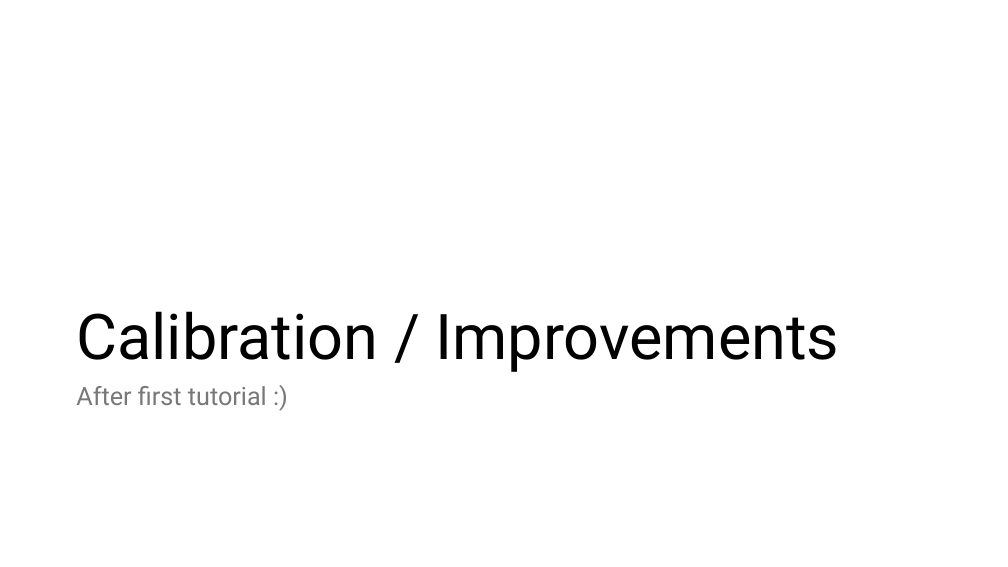
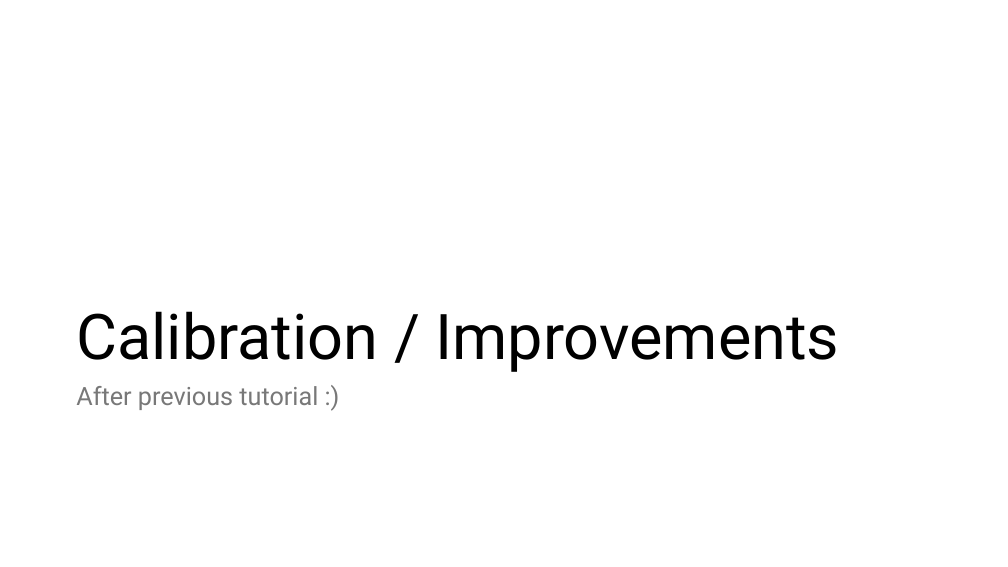
Before and after one commit to theodoreleebrant/TA-2425S1, a slide deck: slide 2 of CS3210/CS3210-TL3 (Lab 2).pptx. Drawn at 1008x567 pixels with LibreOffice and Linux fonts; fonts in the diff are those of the drawing. Boxes give left, top, right and bottom in pixels: in the first picture for what was removed or moved away, otherwise in the second. Text is boxed around its words. In the diff, an @@ line names an element or a change of style, - is before the commit and + after.

```diff
--- a/CS3210/CS3210-TL3 (Lab 2).pptx
+++ b/CS3210/CS3210-TL3 (Lab 2).pptx
@@ text at [76,386,318,410]: text changed @@
-After first tutorial :)
+After previous tutorial :)
```
Also in this commit, not shown: 7 other slides changed, 1 slide added, 1 slide removed.
